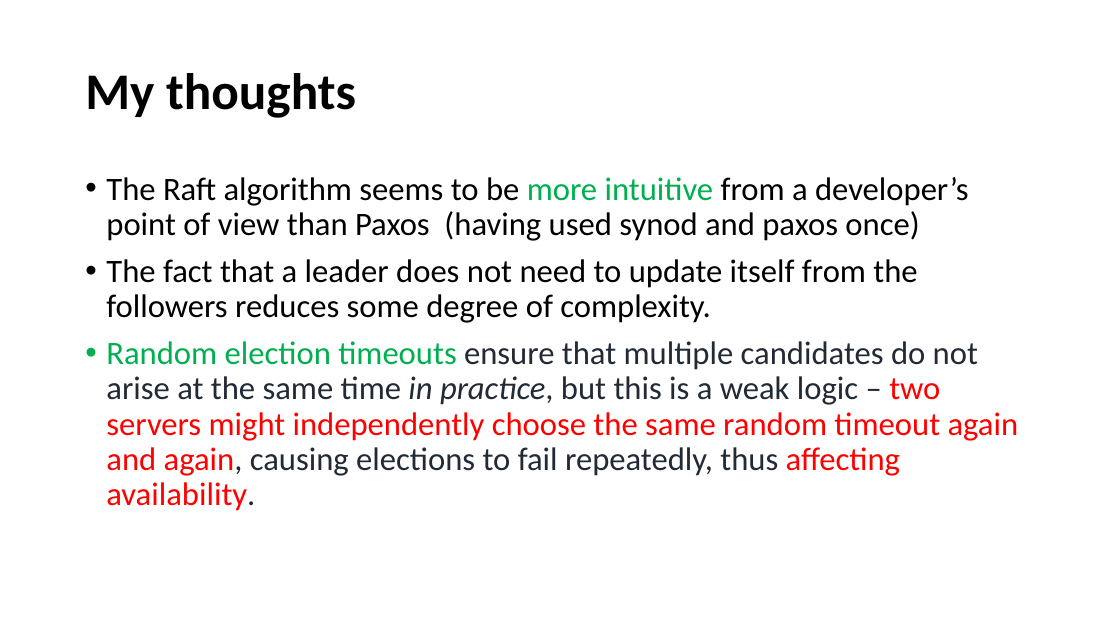
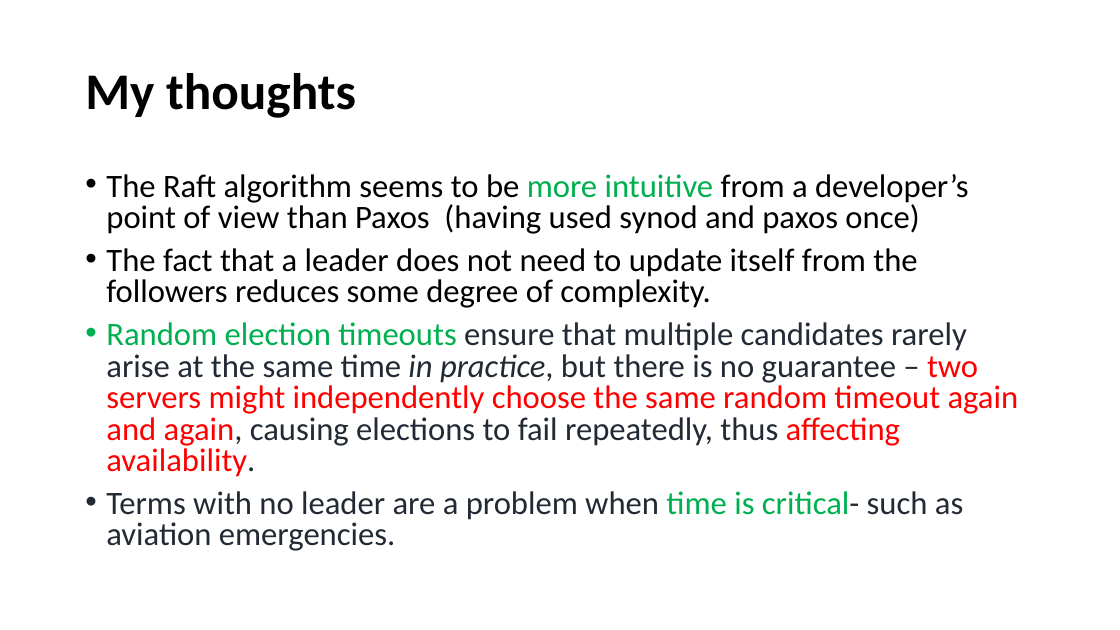
Before and after one commit to paulsaswata/public, a slide deck: slide 22 of The Raft Consensus Algorithm.pptx. Drawn at 1120x630 pixels with LibreOffice and Linux fonts; fonts in the diff are those of the drawing. Boxes give left, top, right and bottom in pixels: in the first picture for what was removed or moved away, otherwise in the second. Text is boxed around its words. In the diff, an @@ line names an element or a change of style, - is before the commit and + after.

Commit message:
added raft ppt

```diff
--- a/The Raft Consensus Algorithm.pptx
+++ b/The Raft Consensus Algorithm.pptx
@@ text at (106,174,969,308): line spacing 0.9 to 0.8 @@
@@ text at (106,322,1019,551): text changed @@
-• Random election timeouts ensure that multiple candidates do not arise at the same time in practice, but this is a weak logic – two servers might independently choose the same random timeout again and again, causing elections to fail repeatedly, thus affecting availability.
+• Random election timeouts ensure that multiple candidates rarely arise at the same time in practice, but there is no guarantee – two servers might independently choose the same random timeout again and again, causing elections to fail repeatedly, thus affecting availability.
+• Terms with no leader are a problem when time is critical- such as aviation emergencies.
```
Also in this commit, not shown: 9 other slides changed.
